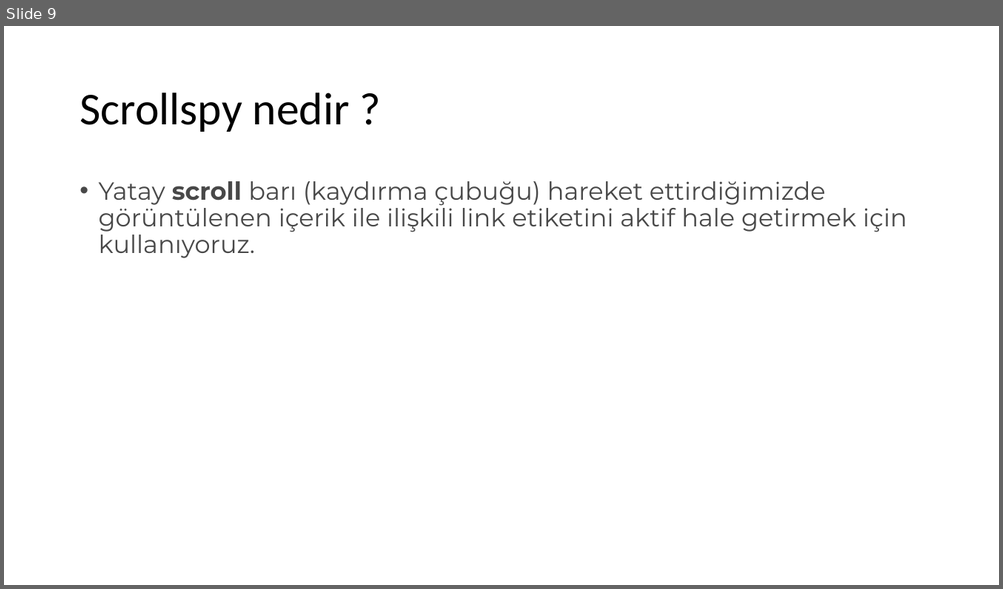
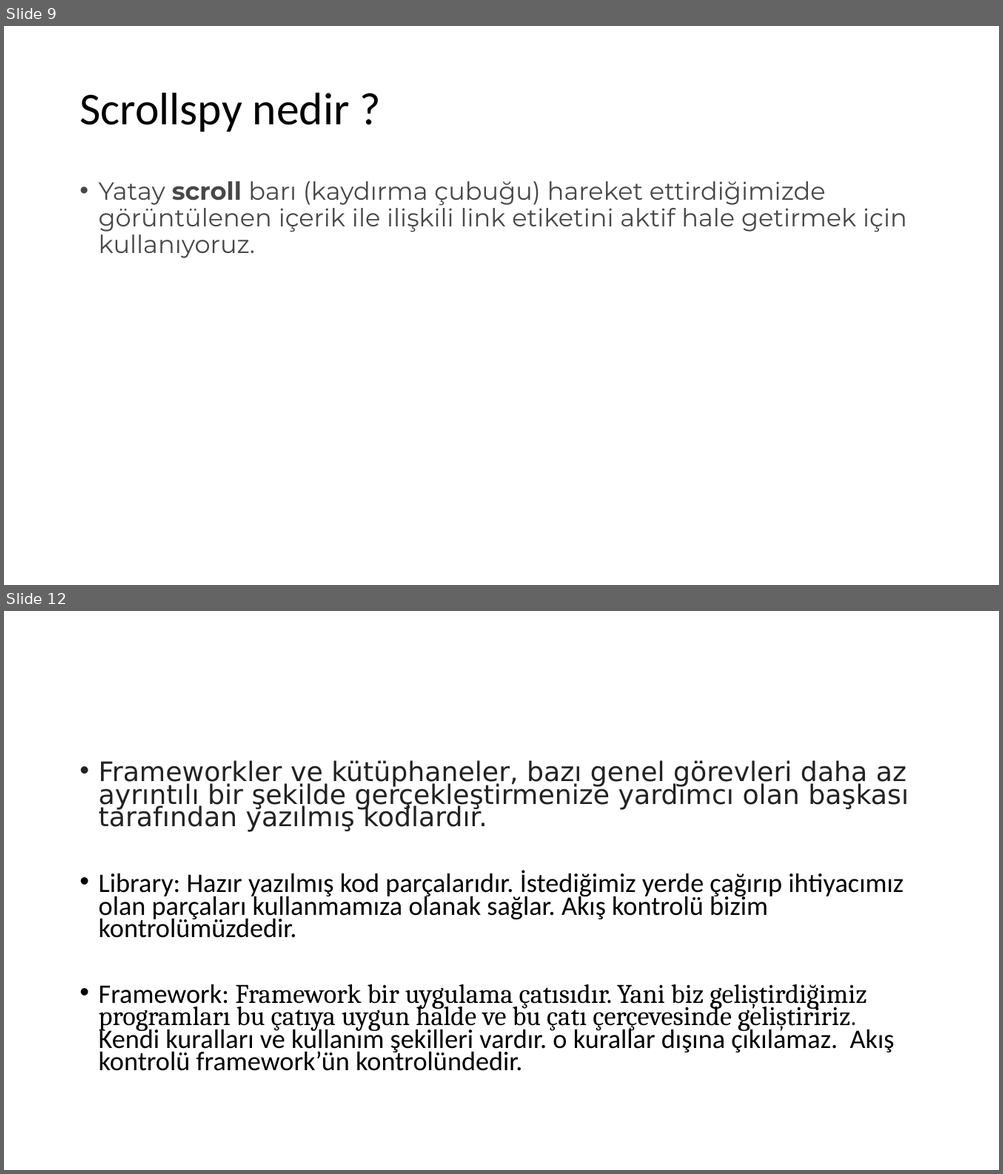
Before and after one commit to TechCareer-FrontEnd-1/tubisad-frontend-ArdicMehmet, a slide deck: research assignments.pptx. Shown one above the other, each under a label of ours: slide 9 before the commit, slides 9 and 12 after it; the slides between them are not shown. The pictures are 1003x589 and 1003x1174 pixels, drawn with LibreOffice and Linux fonts; fonts in the diff are those of the drawing. Boxes give left, top, right and bottom in pixels: in the first picture for what was removed or moved away, otherwise in the second. Text is boxed around its words. In the diff, an @@ line names an element or a change of style, - is before the commit and + after.

Commit message:
added diffarence to framework and library

```diff
--- a/research assignments.pptx
+++ b/research assignments.pptx
@@ slide 12 added at [4,611,999,1170], background #FFFFFF @@
@@ text added at [99,760,908,1071], 25.9 pt, text #000000 @@
+• Frameworkler ve kütüphaneler, bazı genel görevleri daha az ayrıntılı bir şekilde gerçekleştirmenize yardımcı olan başkası tarafından yazılmış kodlardır.
+• Library: Hazır yazılmış kod parçalarıdır. İstediğimiz yerde çağırıp ihtiyacımız olan parçaları kullanmamıza olanak sağlar. Akış kontrolü bizim kontrolümüzdedir.
+• Framework: Framework bir uygulama çatısıdır. Yani biz geliştirdiğimiz programları bu çatıya uygun halde ve bu çatı çerçevesinde geliştiririz. Kendi kuralları ve kullanım şekilleri vardır. o kurallar dışına çıkılamaz. Akış kontrolü framework’ün kontrolündedir.
```
Also in this commit, not shown: 1 slide changed, 1 other slide added.
